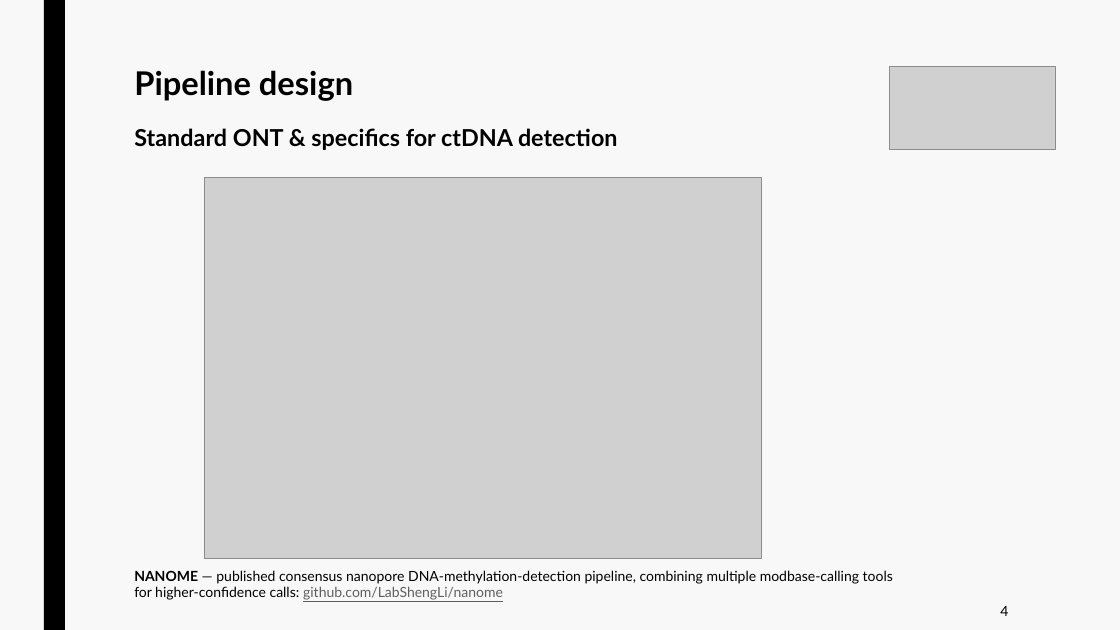
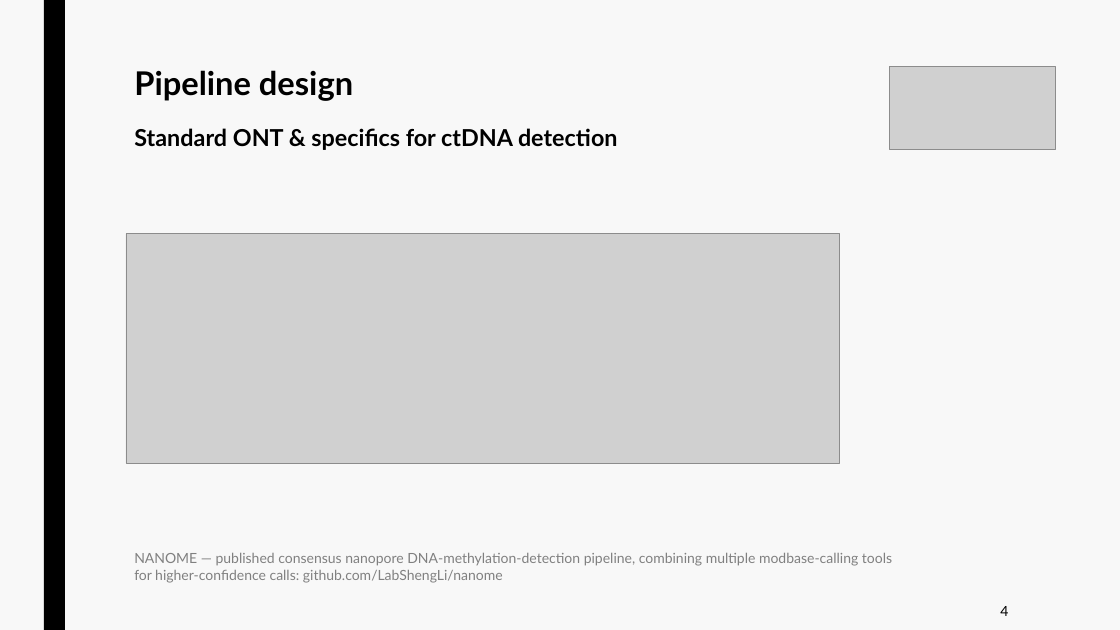
Before and after one commit to jurtasun/presentations, a slide deck: slide 8 of 202609_vhio_symposium/202609_vhio_technical.ppt (slide 9 before the commit). Drawn at 1120x630 pixels with LibreOffice and Linux fonts; fonts in the diff are those of the drawing; grey boxes stand for pictures. Boxes give left, top, right and bottom in pixels: in the first picture for what was removed or moved away, otherwise in the second. Text is boxed around its words. In the diff, an @@ line names an element or a change of style, - is before the commit and + after.

```diff
--- a/202609_vhio_symposium/202609_vhio_technical.ppt
+++ b/202609_vhio_symposium/202609_vhio_technical.ppt
@@ picture: place and size @@
-picture at <box>204,177,762,559</box>
+picture at <box>126,234,840,463</box>
@@ text "NANOME — published consensus nanopore ...": place and size @@
-text "NANOME — published consensus nanopore ..." at <box>134,570,893,600</box>
+text "NANOME — published consensus nanopore ..." at <box>134,553,892,583</box>
@@ text "NANOME — published consensus nanopore ..." at <box>134,553,892,583</box>: text colour #000000 to #808080 in "NANOME — published consensus nanopore DNA-methylation-detect ..."; text colour #5F5F5F to #808080, underline off in "github.com/LabShengLi/nanome"; bold off in "NANOME" @@
```
Also in this commit, not shown: 12 other slides changed, 8 slides added, 16 slides removed, 5 other files.
